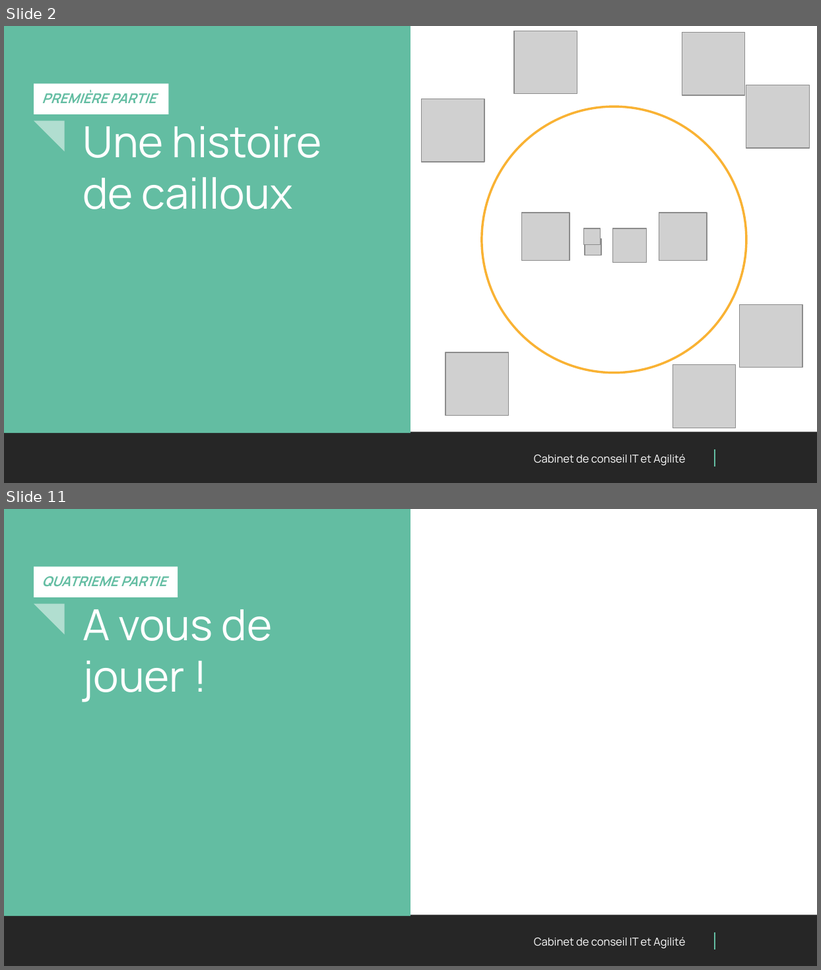
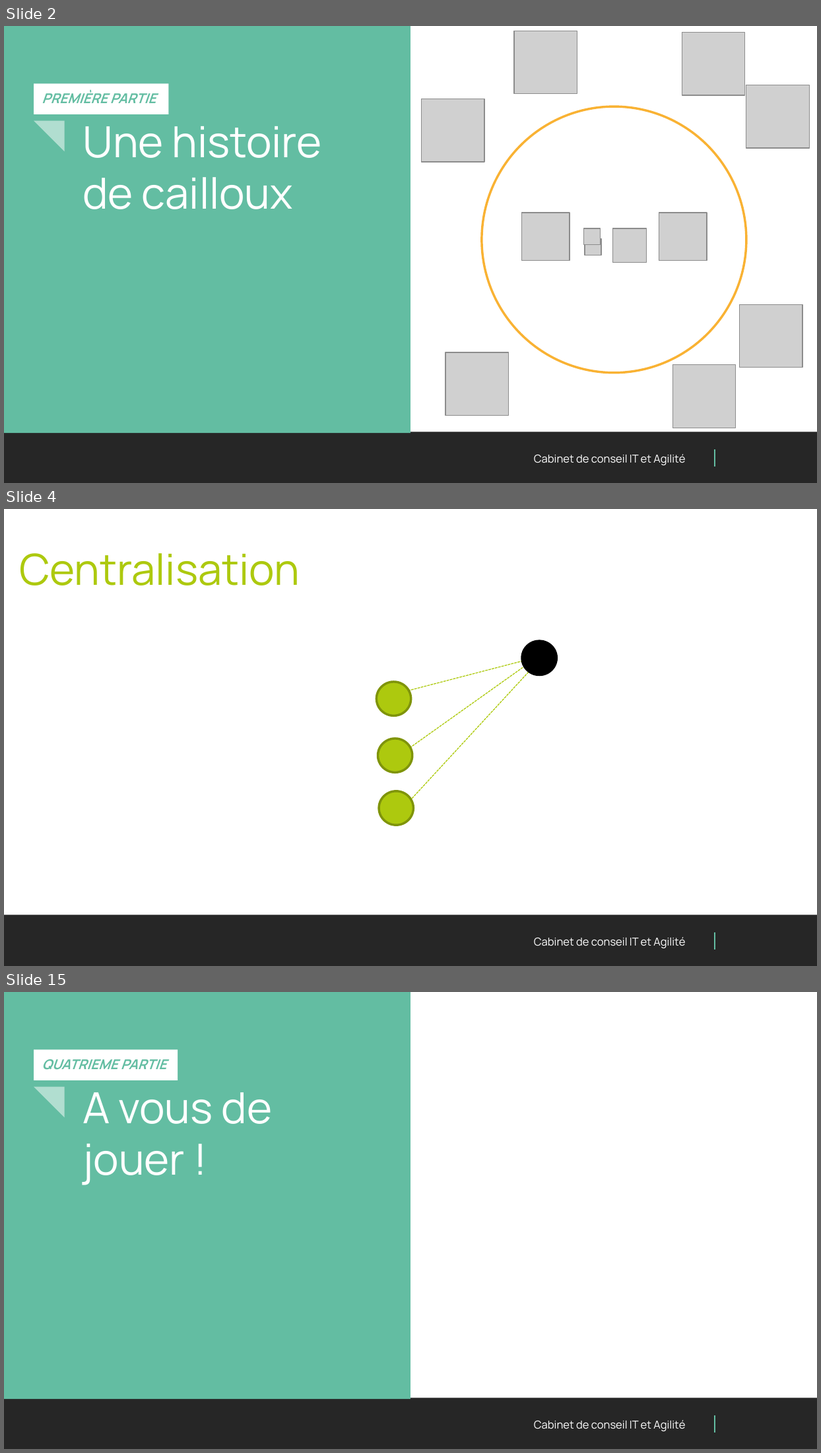
Before and after one commit to PaulFasola/Techlabs, a slide deck: Blockchain101+SmartContracts/Presentation/Techlab Blockchain.pptx. Shown one above the other, each under a label of ours: slides 2 and 11 before the commit, slides 2, 4 and 15 after it; the slides between them are not shown. The pictures are 821x970 and 821x1453 pixels, drawn with LibreOffice and Linux fonts; fonts in the diff are those of the drawing; grey boxes stand for pictures; background and template pictures are left out. Boxes give left, top, right and bottom in pixels: in the first picture for what was removed or moved away, otherwise in the second. Text is boxed around its words. In the diff, an @@ line names an element or a change of style, - is before the commit and + after.

```diff
--- a/Blockchain101+SmartContracts/Presentation/Techlab Blockchain.pptx
+++ b/Blockchain101+SmartContracts/Presentation/Techlab Blockchain.pptx
@@ slide 4 added at [4,509,817,966], background #FFFFFF; not listed: 3 template elements that a slide beside it also shows @@
@@ title added at [19,553,300,586], 38 pt, text #ADC90E @@
+Centralisation
@@ ellipse added at [522,641,556,675], fill #000000, outline #000000 2 pt @@
@@ line added from (392, 695) to (529, 659), #ACC909 0.75 pt dashed @@
@@ line added from (399, 757) to (530, 663), #ACC909 0.75 pt dashed @@
@@ line added from (403, 808) to (537, 663), #ACC909 0.75 pt dashed @@
@@ ellipse added at [376,682,411,716], fill #ADC90E, outline #80950A 2 pt @@
@@ ellipse added at [378,738,412,772], fill #ADC90E, outline #80950A 2 pt @@
@@ ellipse added at [379,791,413,825], fill #ADC90E, outline #80950A 2 pt @@
@@ what was slide 11 is now slide 15 @@
```
Also in this commit, not shown: 7 slides changed, 5 other slides added, 2 slides removed, 1 other file.
